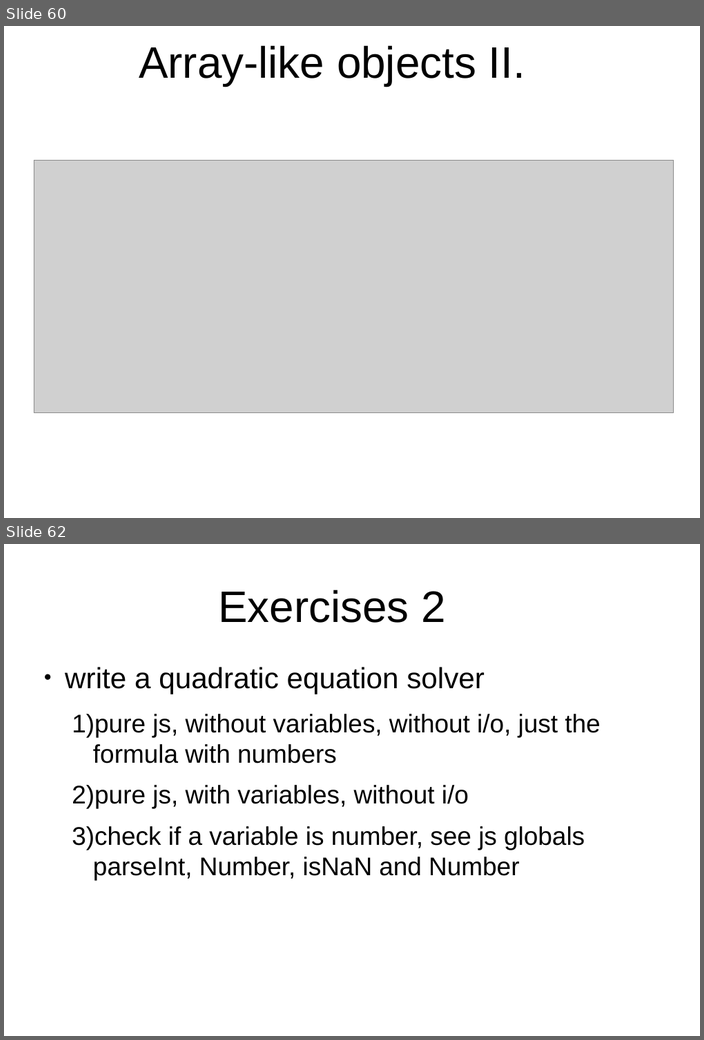
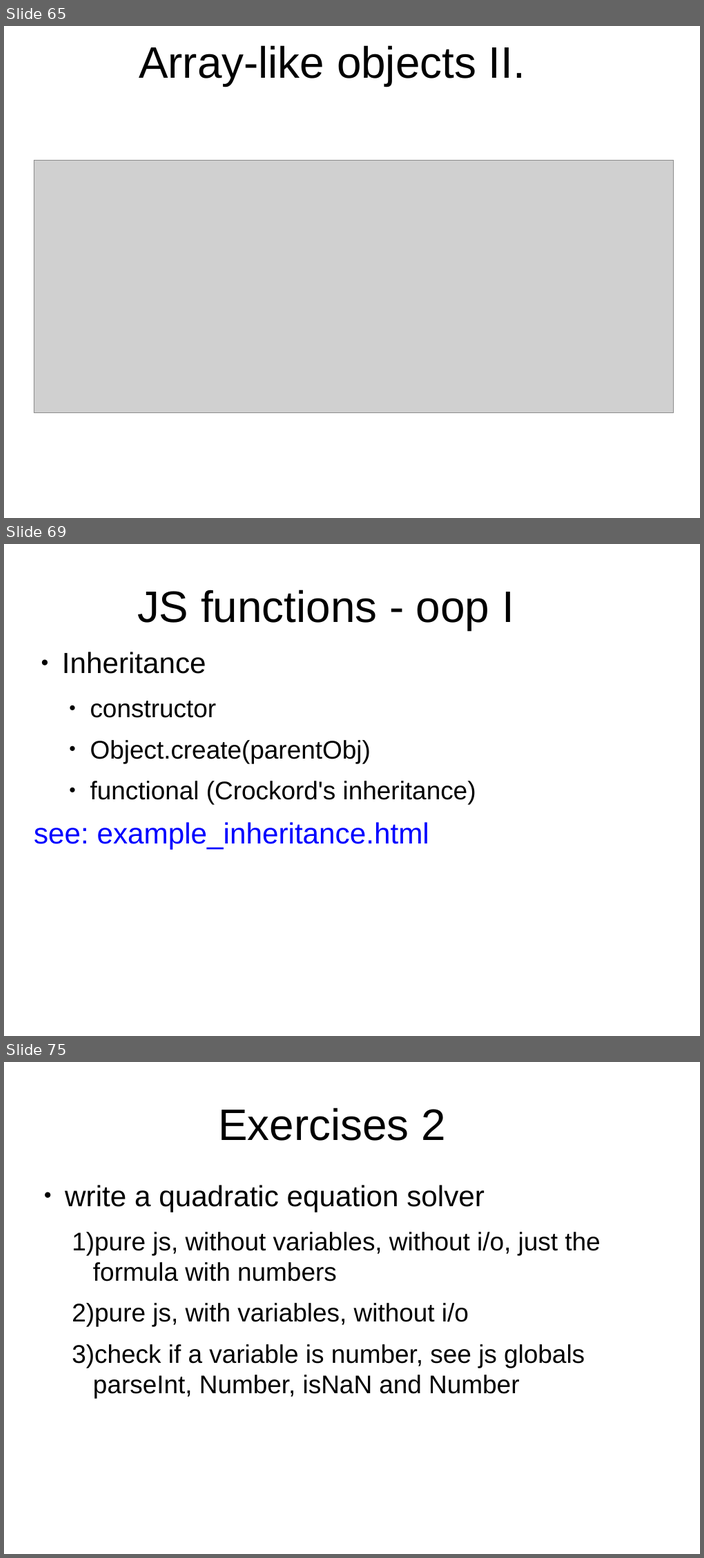
Before and after one commit to peterborkuti/other, a slide deck: JavaScriptBasics/jsbasics-slide.odp. Shown one above the other, each under a label of ours: slides 60 and 62 before the commit, slides 65, 69 and 75 after it; the slides between them are not shown. The pictures are 704x1040 and 704x1558 pixels, drawn with LibreOffice and Linux fonts; fonts in the diff are those of the drawing; grey boxes stand for pictures; background and template pictures are left out. Boxes give left, top, right and bottom in pixels: in the first picture for what was removed or moved away, otherwise in the second. Text is boxed around its words. In the diff, an @@ line names an element or a change of style, - is before the commit and + after.

```diff
--- a/JavaScriptBasics/jsbasics-slide.odp
+++ b/JavaScriptBasics/jsbasics-slide.odp
@@ slide 69 added at (4,544,700,1036), background #FFFFFF @@
@@ title added at (137,590,514,630), 53.3 pt, text #000000 @@
+JS functions - oop I
@@ text added at (34,652,476,850), 30.9 pt, text #000000 @@
+● Inheritance
+  ● constructor
+  ● Object.create(parentObj)
+  ● functional (Crockord's inheritance)
+see: example_inheritance.html
@@ what was slide 60 is now slide 65 @@
@@ what was slide 62 is now slide 75 @@
```
Also in this commit, not shown: 13 other slides added, 1 slide removed, 4 other files.
